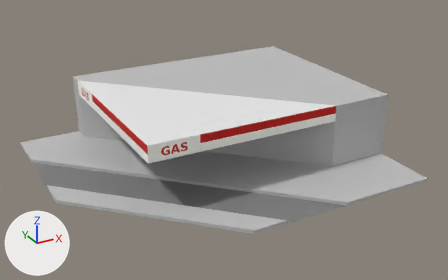
The Blender file assets/models/districts/estepa/petrol.blend as it was, and as the next commit left it.
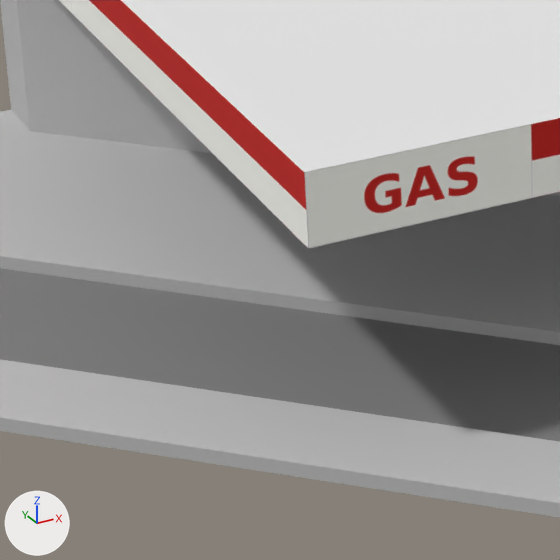
Old and new are each drawn whole from a camera (50 mm lens) standing at (-18.42, -22.99, 17.08) and looking at (-1.41, 7.94, 1.62) and again close up on the part from 17% to 46% of the width and 38% to 84% of the height. The axes (+X, +Y, +Z) are drawn at lower left. The lights are the same throughout. The last two pictures show the newer version. Objects named as collision shapes, trigger or cutter boxes, shadow casters or lower levels of detail are left out.
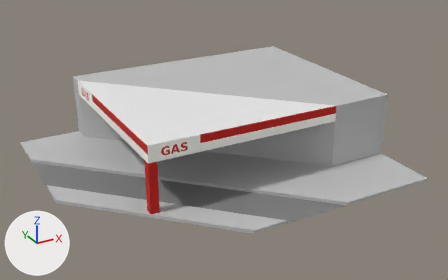
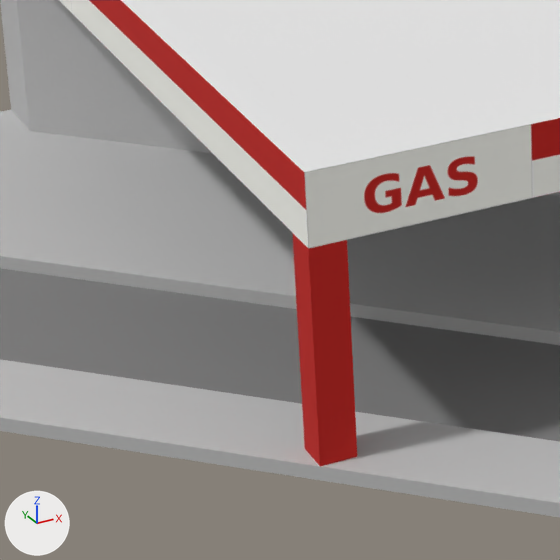
Where the change shows, as pixel boxes [x1, y1, x2, y2] in the close-ups (560 x 560 px):
'Column', added (red)
    after: [293, 234, 357, 466]

Edits to the bpy script that builds the scene:
```text
Add mat_red:
    mat_red = principled_material('Red')
    mat_red.base_color = (0.584, 0.0137, 0.00913)  # red #c91f18
    mat_red.roughness = 1.0
Add me_plane_002:
    me_plane_002.from_pydata([(-1.0, -1.0, 0.0), (0.0, -1.0, 0.0), (-1.0, 0.0, 0.0), (0.0, 0.0, 0.0), (-1.0, 0.0, 6.0), (-1.0, -1.0, 6.0), (0.0, -1.0, 6.0), (0.0, 0.0, 6.0)], [], [(3, 2, 4, 7), (0, 1, 6, 5), (1, 3, 7, 6), (2, 0, 5, 4)])
    me_plane_002.materials.append(mat_red)  # red #c91f18
Add ob_column:
    ob_column = bpy.data.objects.new('Column', me_plane_002)
    ob_column.location = (-7.5, 4.5, 0.2)
    ob_column.scale = (0.5, 0.5, 0.5)
```
